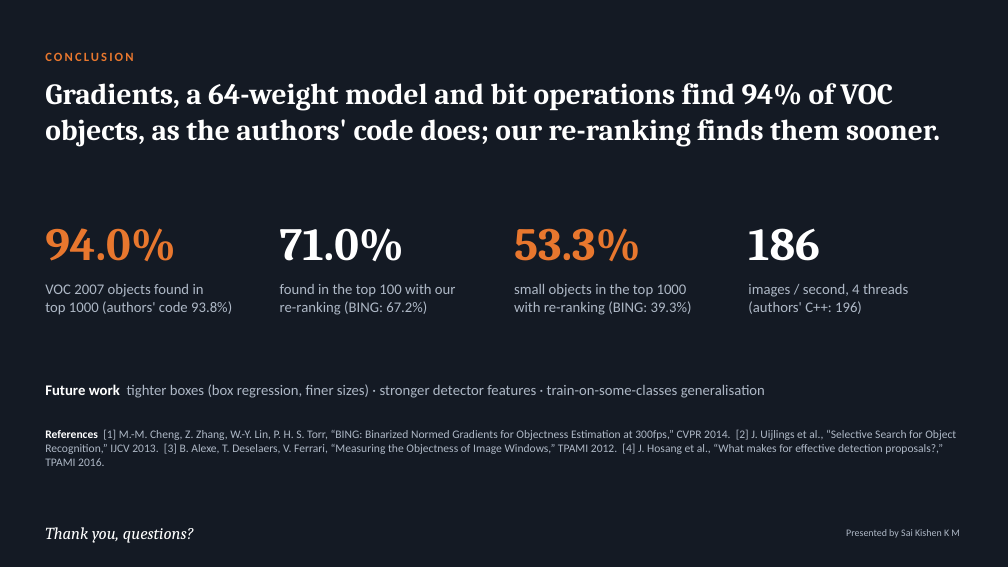
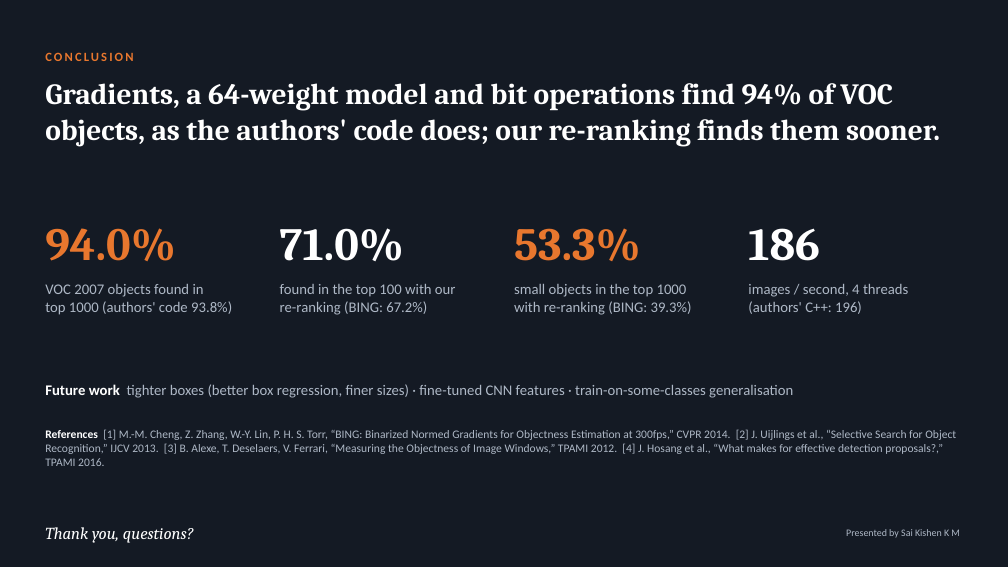
Before and after one commit to hari18305/cvprojectg10, a slide deck: slide 15 of presentation/BING_Objectness_Group10.pptx. Drawn at 1008x567 pixels with LibreOffice and Linux fonts; fonts in the diff are those of the drawing. Boxes give left, top, right and bottom in pixels: in the first picture for what was removed or moved away, otherwise in the second. Text is boxed around its words. In the diff, an @@ line names an element or a change of style, - is before the commit and + after.

```diff
--- a/presentation/BING_Objectness_Group10.pptx
+++ b/presentation/BING_Objectness_Group10.pptx
@@ text at box(45, 384, 793, 398): text changed @@
-Future work tighter boxes (box regression, finer sizes) · stronger detector features · train-on-some-classes generalisation
+Future work tighter boxes (better box regression, finer sizes) · fine-tuned CNN features · train-on-some-classes generalisation
```
Also in this commit, not shown: 2 other slides changed, 12 other files.
